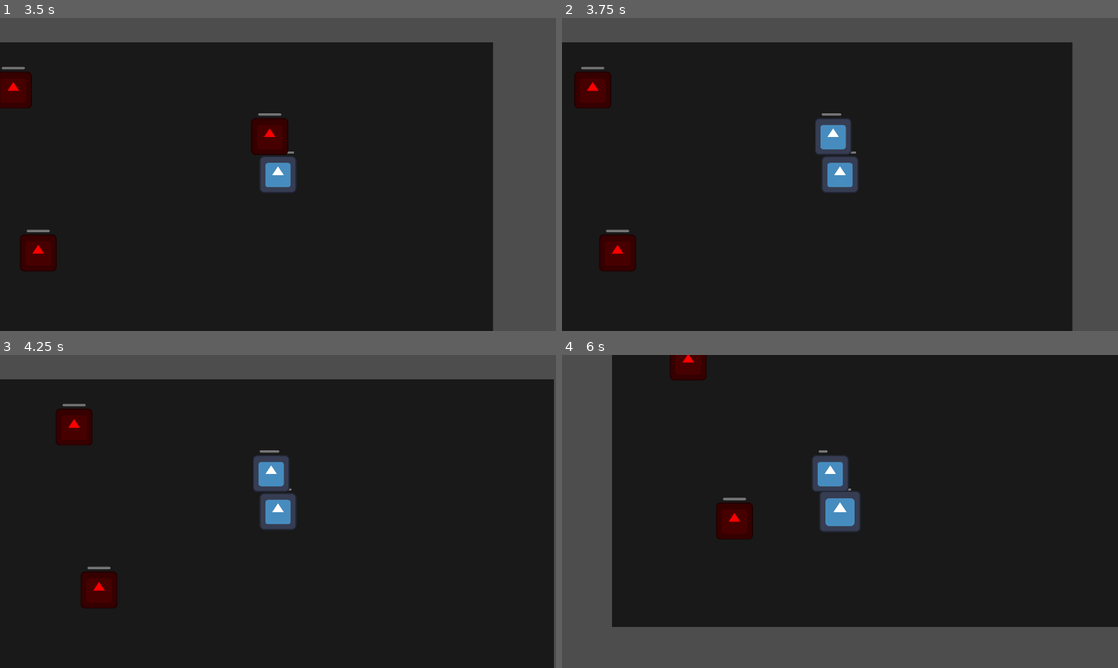
Above: before the commit, frames 1-4 (two rows, left to right).
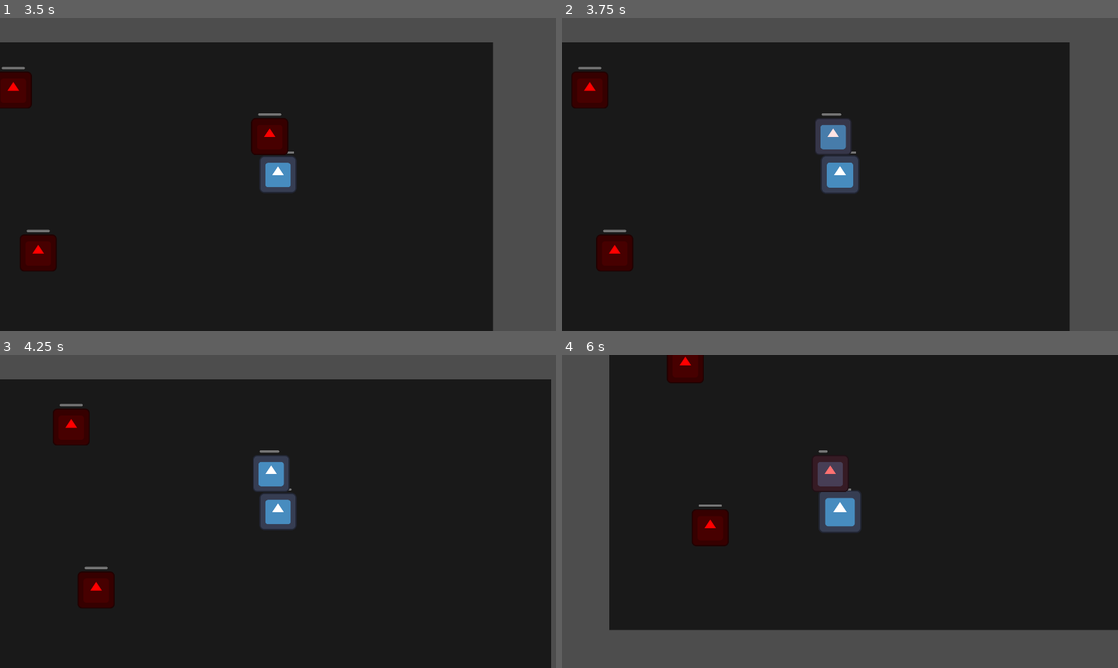
Above: after the commit, the same moments.

Repository: akuidox/RogueLiteUO
Game: Godot game, scene res://hub.tscn
Two runs of this game, one before a commit and one after it. Both use one fixed random seed, a clock stepped at 60 frames per second and the inputs below. The engine's default icon, where the game draws it, is replaced by a stand-in: a white triangle on a blue panel in a dark square.
Inputs (mouse positions are in pixels of both pictures, inside the frame that each line leads up to):
- Up to frame 1 (3.5 s): tap Enter at 0.5 s; move the mouse to (400, 158) at 0.52 s; press the mouse at (400, 158) at 0.53 s; hold D (move_right) 0.53-1.28 s; move the mouse to (166, 190) at 1.27 s; release the mouse at (166, 190) at 1.28 s; hold S (move_down) 1.28-2.03 s; click (166, 190) at 1.35 s; move the mouse to (333, 105) at 2.02 s; hold D (move_right) 2.03-2.78 s; hold E (interact) 2.03-2.78 s; click (333, 105) at 2.3 s; move the mouse to (250, 237) at 2.77 s; hold W (move_up) from 2.78 s (still down); click (250, 237) at 2.85 s
- Up to frame 2 (3.75 s): tap Space at 3.5 s; move the mouse to (1006, 221) at 3.52 s; release W (move_up) at 3.53 s; press the mouse at (1006, 221) at 3.53 s; hold A (move_left) from 3.53 s (still down)
- Up to frame 3 (4.25 s): keep holding A (move_left)
- Up to frame 4 (6 s): move the mouse to (673, 464) at 4.27 s; release the mouse at (673, 464) at 4.28 s; tap E (interact) at 4.35 s; click (673, 464) at 4.55 s; move the mouse to (867, 511) at 5.02 s; release A (move_left) at 5.03 s; press the mouse at (867, 511) at 5.03 s; hold S (move_down) 5.03-5.78 s; move the mouse to (756, 433) at 5.77 s; release the mouse at (756, 433) at 5.78 s; hold D (move_right) from 5.78 s (still down); click (756, 433) at 5.85 s

Frame 1 is identical in both runs. In frame 2, 0.9% of the frame differs, in the area x 1-92%, y 7-100%; in frame 3, 0.8%; in frame 4, 3.5%, in the area x 8-100%, y 0-88%.

Commit message:
Add hit effects: knockback, enhanced flash, and hit-stop
Enemy.gd:
- Knockback effect when hit (pushed in hit direction)
- Enhanced visual flash using tween for smoother effect
- Brief hit-stop (0.03s freeze frame) for impact feel
- take_damage() now accepts optional hit_direction parameter

PlayerController.gd:
- Calculate hit direction when attacking enemies
- Pass direction to enemy take_damage() for knockback

Makes combat feel much more impactful and satisfying.

🤖 Generated with [Claude Code](https://claude.com/claude-code)

Co-Authored-By: Claude <noreply@anthropic.com>

Diff:
--- a/Enemy.gd
+++ b/Enemy.gd
@@ -69,14 +69,23 @@
 
 		is_attacking = false
 
-func take_damage(amount: int):
+func take_damage(amount: int, hit_direction: Vector2 = Vector2.ZERO):
 	current_health -= amount
 
-	# Flash rouge (effet visuel simple)
+	# Knockback effect
+	if hit_direction != Vector2.ZERO:
+		velocity = hit_direction * 300.0
+
+	# Enhanced visual flash with tween
 	if has_node("Sprite2D"):
-		$Sprite2D.modulate = Color.RED
-		await get_tree().create_timer(0.1).timeout
-		$Sprite2D.modulate = Color.WHITE
+		var tween = create_tween()
+		tween.tween_property($Sprite2D, "modulate", Color.RED, 0.05)
+		tween.tween_property($Sprite2D, "modulate", Color.WHITE, 0.15)
+
+	# Hit-stop for impact feel (brief freeze frame)
+	get_tree().paused = true
+	await get_tree().create_timer(0.03, true, false, true).timeout
+	get_tree().paused = false
 
 	# Mourir si HP = 0
 	if current_health <= 0:
--- a/PlayerController.gd
+++ b/PlayerController.gd
@@ -107,9 +107,12 @@
 			var distance = global_position.distance_to(enemy.global_position)
 
 			if distance <= attack_range:
-				# Infliger dégâts
+				# Calculer direction du knockback
+				var hit_direction = (enemy.global_position - global_position).normalized()
+
+				# Infliger dégâts avec direction
 				if enemy.has_method("take_damage"):
-					enemy.take_damage(int(damage))
+					enemy.take_damage(int(damage), hit_direction)
 
 func take_damage(amount: int):
 	current_health -= amount
